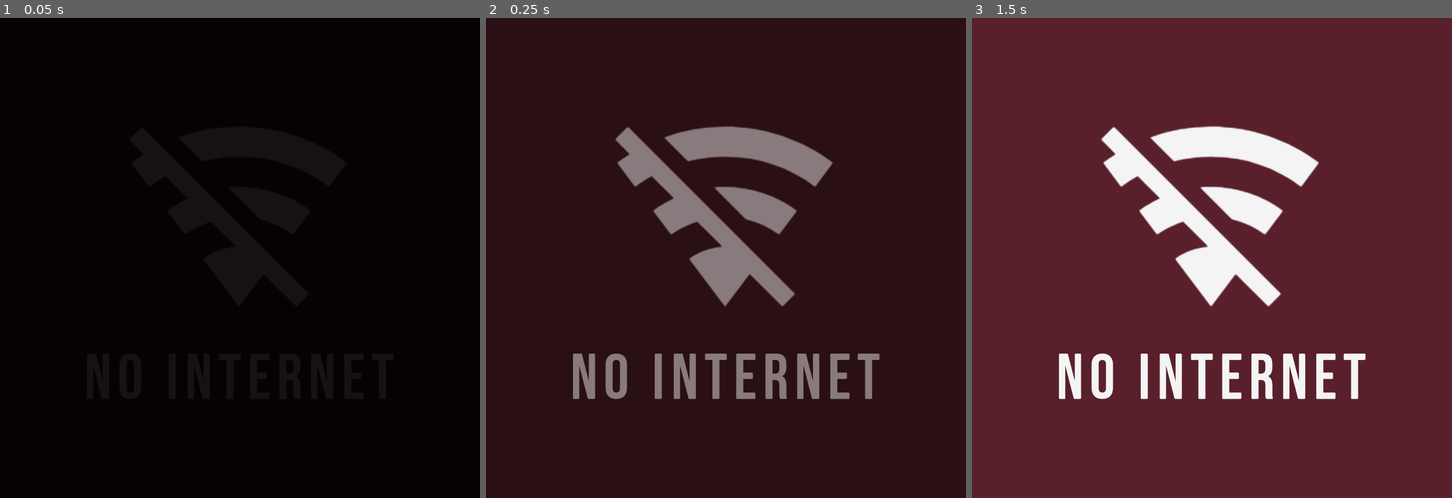
Above: before the commit, frames 1-3 (left to right).
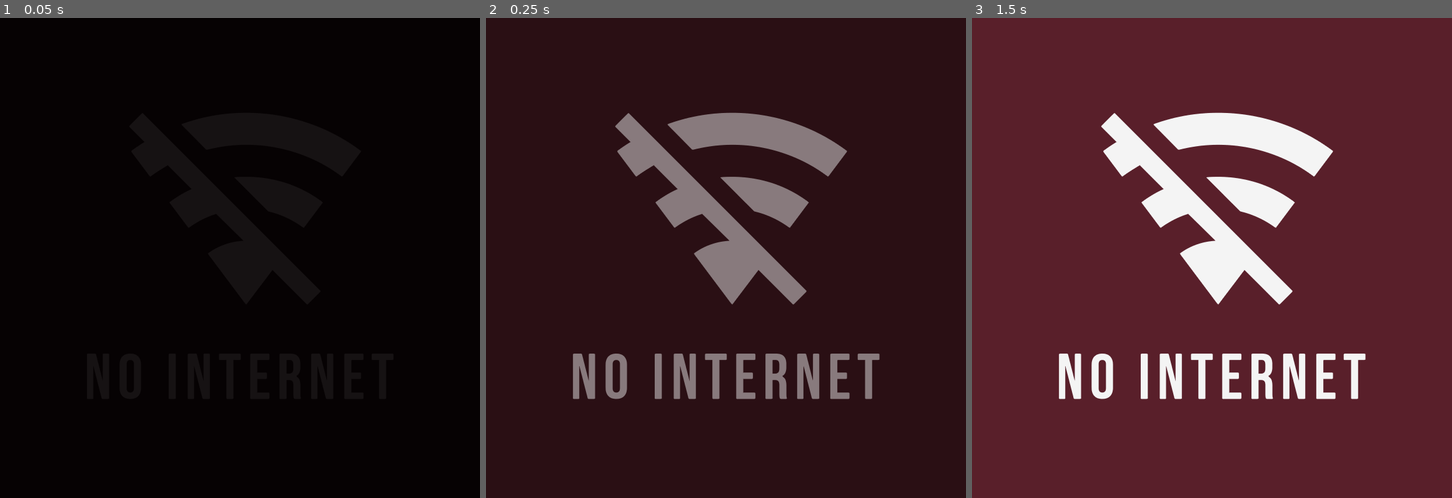
Above: after the commit, the same moments.

Repository: CatMeowByte/no_internet_overlay
Game: Godot game, scene res://scene/main.tscn
Two runs of this game, one before a commit and one after it. Both use one fixed random seed, a clock stepped at 60 frames per second and the inputs below.
Inputs:
- Up to frame 1 (0.05 s): no input
- Up to frame 2 (0.25 s): no input
- Up to frame 3 (1.5 s): tap Enter at 1.25 s

The runs differ from the first frame. In frame 2, 5.6% of the frame differs, in the area x 26-76%, y 19-61%; in frame 3, 5.7%.

Commit message:
Fix logic and use icon font
For crisp graphic

Diff:
--- a/scene/main.tscn
+++ b/scene/main.tscn
@@ -1,8 +1,11 @@
-[gd_scene load_steps=5 format=3 uid="uid://be3lxbcm2n7hc"]
+[gd_scene load_steps=6 format=3 uid="uid://be3lxbcm2n7hc"]
 
 [ext_resource type="Script" path="res://script/nonet.gd" id="1_enp06"]
-[ext_resource type="Texture2D" uid="uid://cplv1vn05vuaf" path="res://image/icon/wifi-off-custom.png" id="2_de0sw"]
+[ext_resource type="FontFile" uid="uid://bns1pbsky5csg" path="res://font/font-wifi-off-0.ttf" id="2_kcbng"]
 [ext_resource type="FontFile" uid="uid://drgbasabdvfq" path="res://font/BebasNeue-Regular.ttf" id="3_5tr7i"]
+
+[sub_resource type="FontVariation" id="FontVariation_qsx00"]
+base_font = ExtResource("2_kcbng")
 
 [sub_resource type="FontVariation" id="FontVariation_0wfnp"]
 base_font = ExtResource("3_5tr7i")
@@ -16,12 +19,12 @@
 grow_horizontal = 2
 grow_vertical = 2
 script = ExtResource("1_enp06")
-nodepath_background = NodePath("ColorRect")
-nodepath_foreground = NodePath("CenterContainer/VBoxContainer")
+nodepath_overlay = NodePath("Overlay")
+nodepath_background = NodePath("Overlay/Background")
+nodepath_foreground = NodePath("Overlay/Center/VBox")
 nodepath_blink = NodePath("Blink")
 
-[node name="ColorRect" type="ColorRect" parent="."]
-modulate = Color(0.337255, 0.423529, 0.52549, 1)
+[node name="Overlay" type="MarginContainer" parent="."]
 layout_mode = 1
 anchors_preset = 15
 anchor_right = 1.0
@@ -29,26 +32,26 @@
 grow_horizontal = 2
 grow_vertical = 2
 
-[node name="CenterContainer" type="CenterContainer" parent="."]
-layout_mode = 1
-anchors_preset = 15
-anchor_right = 1.0
-anchor_bottom = 1.0
-grow_horizontal = 2
-grow_vertical = 2
+[node name="Background" type="ColorRect" parent="Overlay"]
+modulate = Color(0.337255, 0.423529, 0.52549, 1)
+layout_mode = 2
 
-[node name="VBoxContainer" type="VBoxContainer" parent="CenterContainer"]
+[node name="Center" type="CenterContainer" parent="Overlay"]
+layout_mode = 2
+
+[node name="VBox" type="VBoxContainer" parent="Overlay/Center"]
 modulate = Color(0.956863, 0.956863, 0.956863, 1)
 layout_mode = 2
 
-[node name="TextureRect" type="TextureRect" parent="CenterContainer/VBoxContainer"]
-custom_minimum_size = Vector2(128, 128)
+[node name="Icon" type="Label" parent="Overlay/Center/VBox"]
 layout_mode = 2
-texture = ExtResource("2_de0sw")
-expand_mode = 1
-stretch_mode = 5
+theme_override_fonts/font = SubResource("FontVariation_qsx00")
+theme_override_font_sizes/font_size = 128
+text = "0"
+horizontal_alignment = 1
+vertical_alignment = 1
 
-[node name="Label" type="Label" parent="CenterContainer/VBoxContainer"]
+[node name="Text" type="Label" parent="Overlay/Center/VBox"]
 layout_mode = 2
 theme_override_fonts/font = SubResource("FontVariation_0wfnp")
 theme_override_font_sizes/font_size = 32
--- a/script/nonet.gd
+++ b/script/nonet.gd
@@ -10,9 +10,11 @@
 }
 
 @export_group("Node", "nodepath_")
+@export_node_path("CanvasItem") var nodepath_overlay: NodePath
 @export_node_path("CanvasItem") var nodepath_background: NodePath
 @export_node_path("CanvasItem") var nodepath_foreground: NodePath
 @export_node_path("Timer") var nodepath_blink: NodePath
+@onready var node_overlay: CanvasItem = get_node(nodepath_overlay) as CanvasItem
 @onready var node_background: CanvasItem = get_node(nodepath_background) as CanvasItem
 @onready var node_foreground: CanvasItem = get_node(nodepath_foreground) as CanvasItem
 @onready var node_blink: Timer = get_node(nodepath_blink) as Timer
@@ -36,7 +38,7 @@
 
 	# Setup
 	get_window().mouse_passthrough = true
-	modulate.a = 0.0
+	node_overlay.modulate.a = 0.0
 
 	# Get
 	var arguments: Dictionary = {}
@@ -140,15 +142,15 @@
 
 
 func request_completed(result, _response_code, _headers, _body):
-	is_online = false
+	is_online = true
 	if not result == HTTPRequest.RESULT_SUCCESS:
-		is_online = true
+		is_online = false
 		if blink:
 			node_blink.start()
 		printerr("Not connected to internet.")
 
 	# Fade
-	get_tree().create_tween().tween_property(self, "modulate:a", float(is_online), 0.5)
+	get_tree().create_tween().tween_property(node_overlay, "modulate:a", float(not is_online), 0.5)
 
 	# Ping again
 	await get_tree().create_timer(ping_delay).timeout
Binary file added: font/font-wifi-off-0.ttf
Not shown, added: font/font-wifi-off-0.ttf.import
Binary file removed: image/icon/wifi-off-custom.png
Not shown, removed: image/icon/wifi-off-custom.png.import
